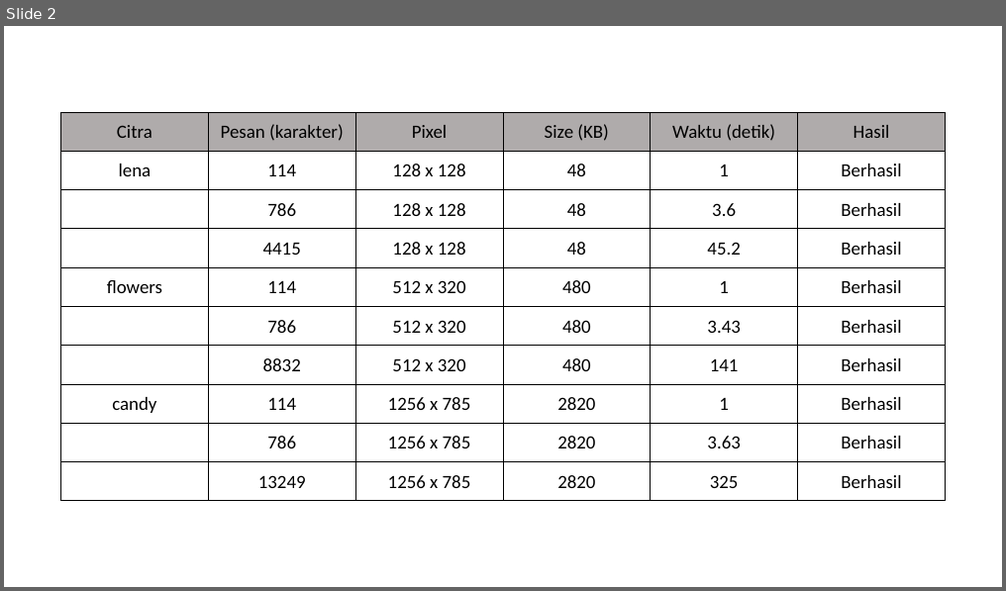
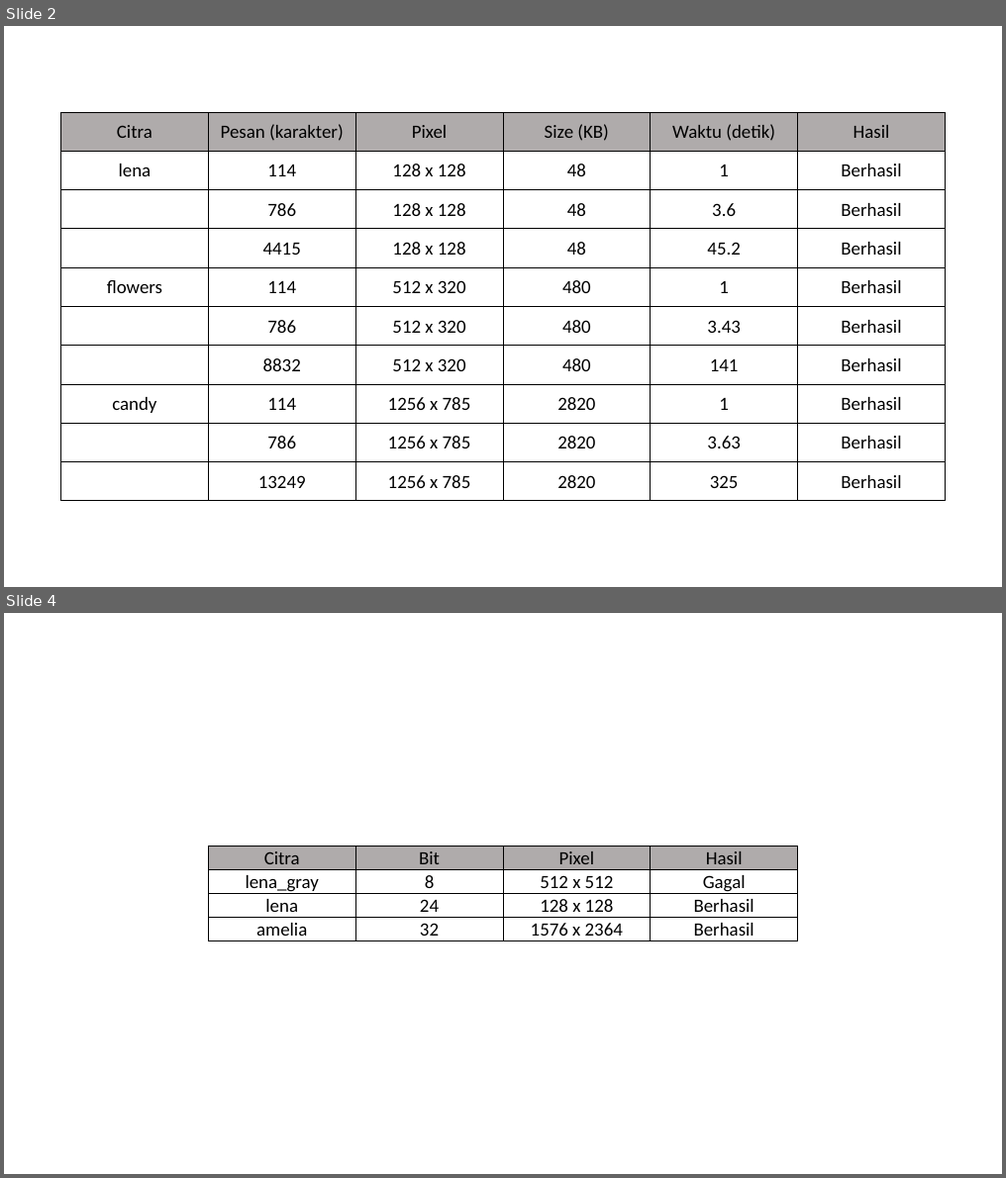
Before and after one commit to ameliapriliani23/Skripsweet, a slide deck: Ms. Office/tabel_hasil.pptx. Shown one above the other, each under a label of ours: slide 2 before the commit, slides 2 and 4 after it; the slides between them are not shown. The pictures are 1006x591 and 1006x1178 pixels, drawn with LibreOffice and Linux fonts; fonts in the diff are those of the drawing. Boxes give left, top, right and bottom in pixels: in the first picture for what was removed or moved away, otherwise in the second. Text is boxed around its words. In the diff, an @@ line names an element or a change of style, - is before the commit and + after.

```diff
--- a/Ms. Office/tabel_hasil.pptx
+++ b/Ms. Office/tabel_hasil.pptx
@@ slide 4 added at bbox=[4, 613, 1002, 1174], background #FFFFFF @@
@@ table added at bbox=[208, 847, 798, 941], 4 rows, 4 columns @@
+Citra | Bit | Pixel | Hasil
+lena_gray | 8 | 512 x 512 | Gagal
+lena | 24 | 128 x 128 | Berhasil
+amelia | 32 | 1576 x 2364 | Berhasil
```
Also in this commit, not shown: 1 other slide added, 8 other files.
